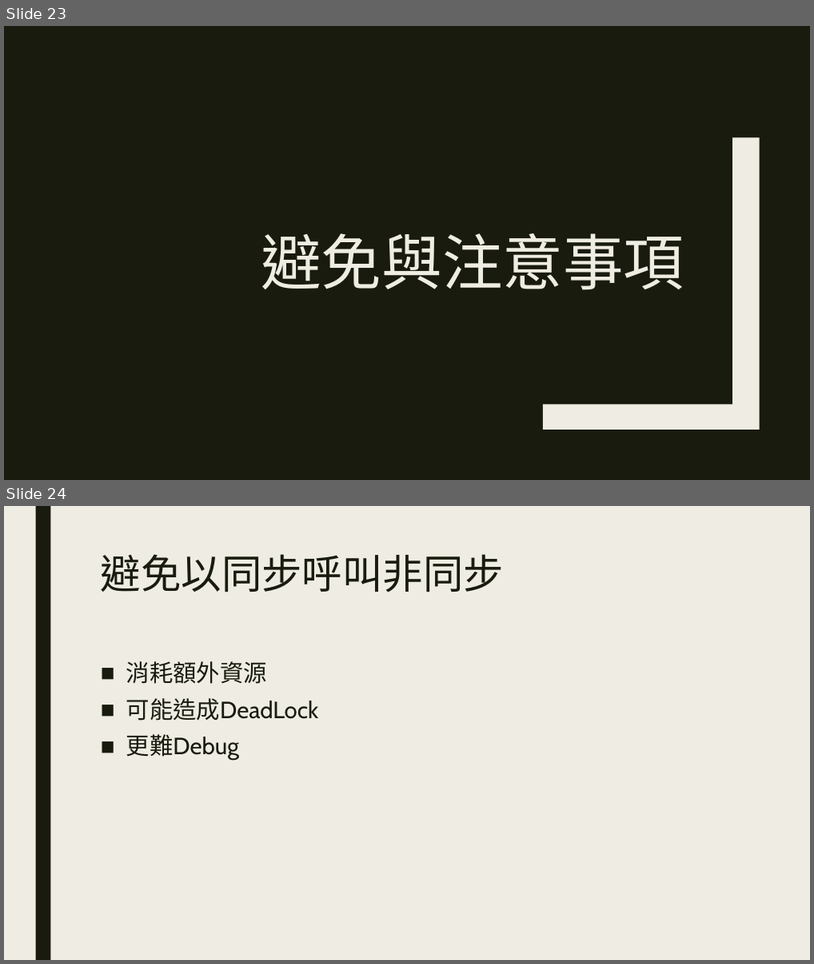
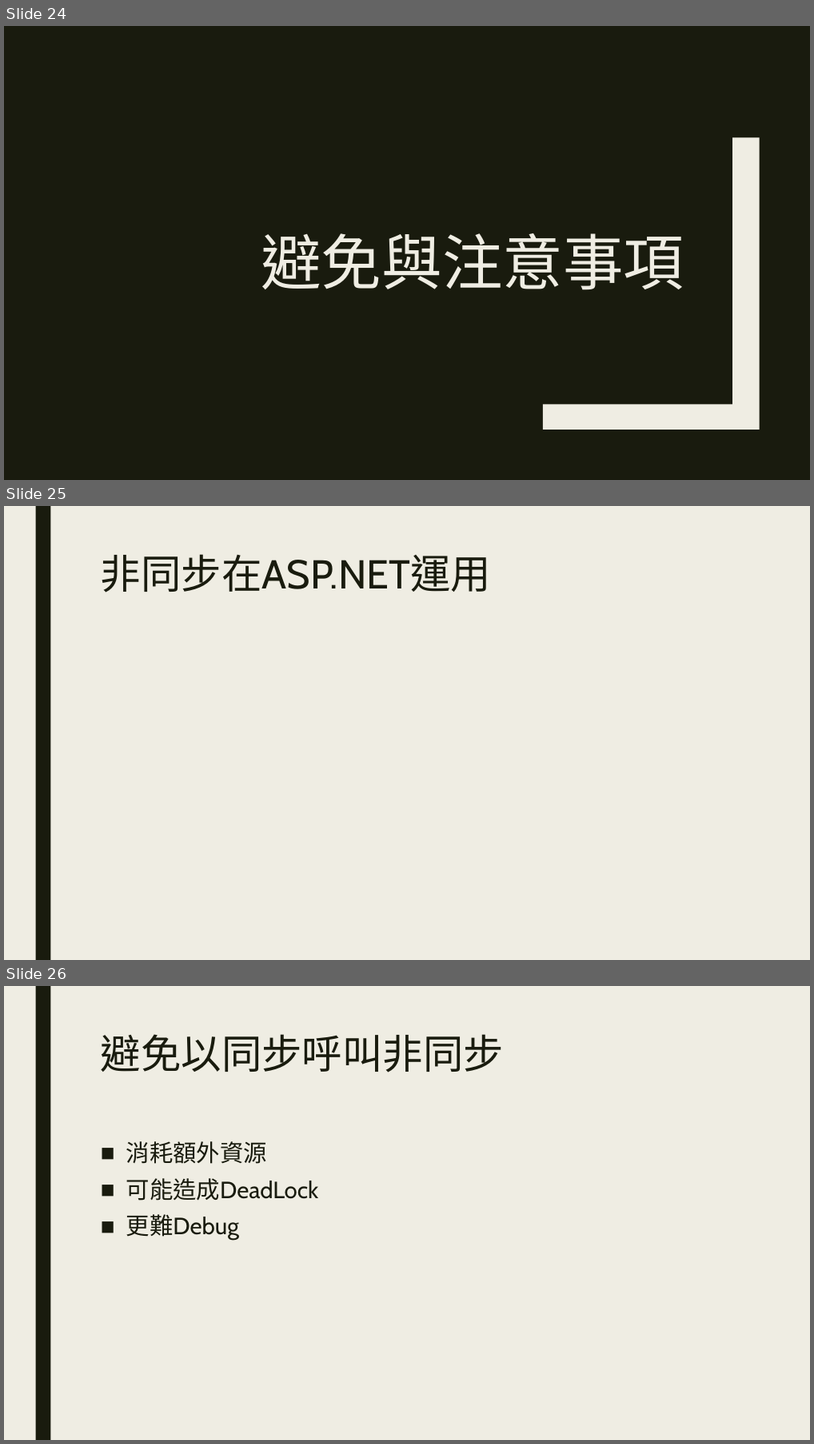
Before and after one commit to ryans610/.NET-Async-Basic, a slide deck: .NET非同步入門.pptx. Shown one above the other, each under a label of ours: slides 23 and 24 before the commit, slides 24, 25 and 26 after it. The pictures are 814x964 and 814x1444 pixels, drawn with LibreOffice and Linux fonts; fonts in the diff are those of the drawing. Boxes give left, top, right and bottom in pixels: in the first picture for what was removed or moved away, otherwise in the second. Text is boxed around its words. In the diff, an @@ line names an element or a change of style, - is before the commit and + after.

```diff
--- a/.NET非同步入門.pptx
+++ b/.NET非同步入門.pptx
@@ slide 25 added at <box>4,506,810,960</box>, background #EFEDE3; not listed: 1 template element that a slide beside it also shows @@
@@ title added at <box>101,554,491,592</box>, 48 pt, text #191B0E @@
+非同步在ASP.NET運用
@@ what was slide 23 is now slide 24 @@
@@ what was slide 24 is now slide 26 @@
```
Also in this commit, not shown: 1 other slide added.
